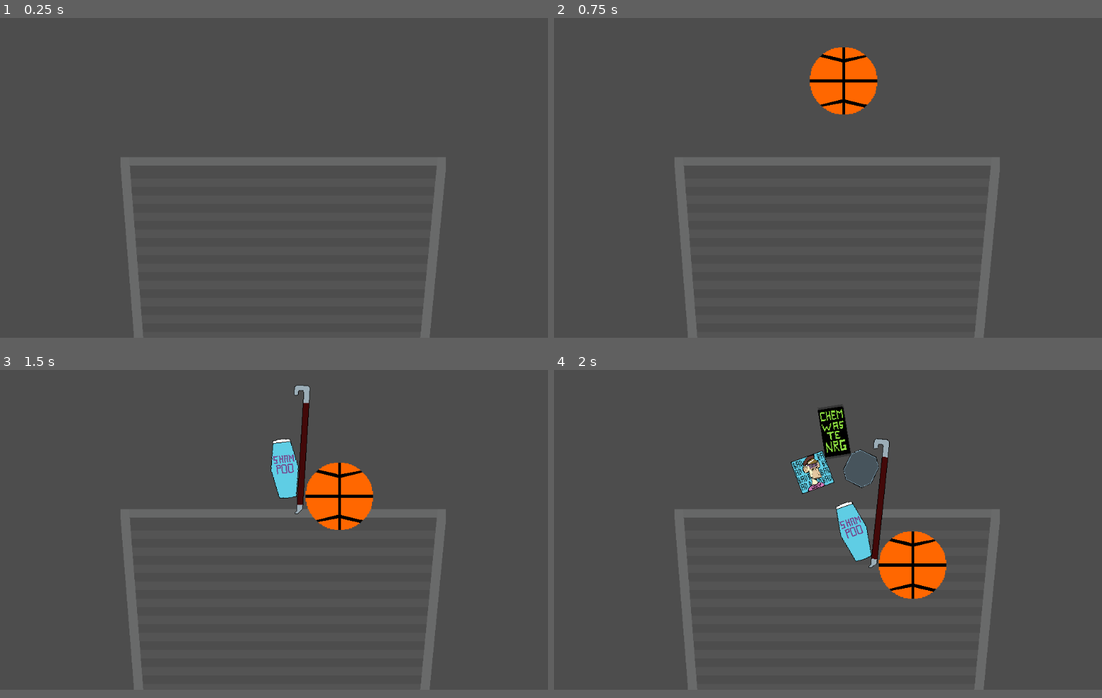
Above: before the commit, frames 1-4 (two rows, left to right).
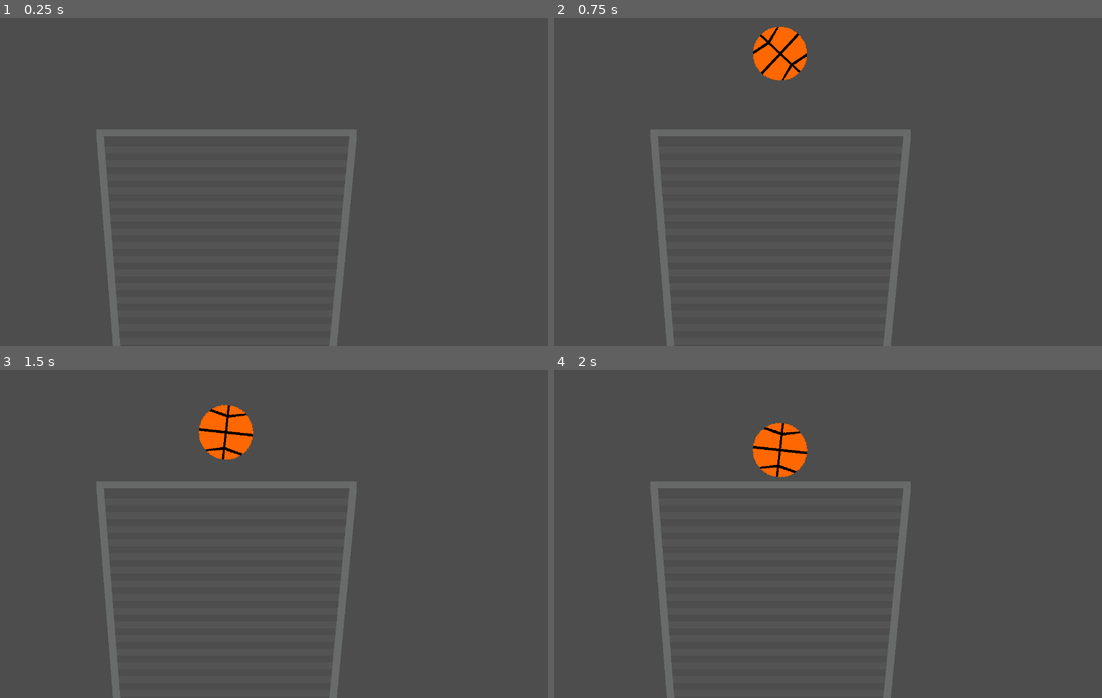
Above: after the commit, the same moments.

Repository: TinyWhaleCloud/ld50-trashytowers
Game: Godot game, scene res://screens/title_screen/TitleScreen.tscn
Two runs of this game, one before a commit and one after it. Both use one fixed random seed, a clock stepped at 60 frames per second and the inputs below. The engine's default icon, where the game draws it, is replaced by a stand-in: a white triangle on a blue panel in a dark square.
Inputs:
- Up to frame 1 (0.25 s): no input
- Up to frame 2 (0.75 s): tap Enter (ui_accept) at 0.5 s; hold Right (ui_right) from 0.53 s (still down); hold Q (player1_turn_ccw, bound only after the commit) from 0.53 s (still down)
- Up to frame 3 (1.5 s): tap Enter (ui_accept) at 0.77, 1.07 s; tap E (player1_turn_cw, bound only after the commit) at 0.8, 1.35 s; release Right (ui_right) at 1.28 s; release Q (player1_turn_ccw, bound only after the commit) at 1.28 s; hold Down (ui_down) from 1.28 s (still down)
- Up to frame 4 (2 s): keep holding Down (ui_down); tap Enter (ui_accept) at 1.52, 1.55, 1.82 s
The window is 800x468 before the commit and 800x480 after it. Grey fills any space a smaller window leaves; there, only what the larger window draws over its background counts as a difference.

The runs differ from the first frame. In frame 1, 4.4% of the frame differs, in the area x 17-82%, y 33-100%; in frame 2, 7.7%; in frame 3, 8.4%; in frame 4, 9.9%, in the area x 17-82%, y 11-100%.

Commit message:
Implement rotation, "landing" and better spawn mechanic

Diff:
--- a/src/actors/player/Player.gd
+++ b/src/actors/player/Player.gd
@@ -1,11 +1,14 @@
 class_name Player
 extends Node2D
 
-# Emitted when the player dropped a trash object
+# Emitted when the player dropped a trash object (i.e. let go of it)
 signal trash_dropped
+# Emitted when the player controlled trash collided with something and the player lost control
+signal trash_landed
 
 # Constants
 const TRASH_SPEED = 80
+const TRASH_ROT_SPEED = 5
 
 # State variables
 var current_trash: Trash = null
@@ -13,7 +16,7 @@
 
 func _process(delta):
     if current_trash:
-        if Input.is_action_just_pressed("ui_up"):
+        if Input.is_action_just_pressed("player1_up"):
             drop_trash()
         else:
             process_movement_input()
@@ -21,16 +24,25 @@
 func process_movement_input():
     # Process player movement
     var trash_direction = Vector2(0, 1)
-    if Input.is_action_pressed("ui_left"):
+    var trash_rotation = 0
+
+    if Input.is_action_pressed("player1_left"):
         trash_direction.x -= 1
-    if Input.is_action_pressed("ui_right"):
+    if Input.is_action_pressed("player1_right"):
         trash_direction.x += 1
-    if Input.is_action_pressed("ui_down"):
-        # Accelerate downwards motion
+
+    # Accelerate downwards motion
+    if Input.is_action_pressed("player1_down"):
         trash_direction.y += 1
 
+    # Rotation
+    if Input.is_action_pressed("player1_turn_cw"):
+        trash_rotation += 1
+    if Input.is_action_pressed("player1_turn_ccw"):
+        trash_rotation -= 1
+
     # Set movement vector (exact movement is processed by the trash object)
-    current_trash.move_by_player(trash_direction * TRASH_SPEED)
+    current_trash.move_by_player(trash_direction * TRASH_SPEED, trash_rotation * TRASH_ROT_SPEED)
 
 
 # Start controlling a piece of trash
@@ -43,7 +55,7 @@
 
     # Take control of the trash
     trash.start_control()
-    trash.connect("dropped", self, "_on_Trash_dropped")
+    trash.connect("touched_world", self, "_on_Trash_touched_world")
     current_trash = trash
 
 # Drop the trash the player is controlling
@@ -57,15 +69,23 @@
     current_trash.stop_control()
     current_trash = null
 
-    # Emit a signal to the main game for score keeping and spawning new trash
+    # Emit a signal to the main game
     emit_signal("trash_dropped")
 
+# Return true if the player controls a trash object right now
+func is_controlling_trash():
+    return current_trash != null
+
+# Returns true unless there are objects inside the spawn area (making it unsafe to spawn new objects)
+func is_spawn_area_clear():
+    var overlapping_bodies = $SpawnArea.get_overlapping_bodies()
+    return len(overlapping_bodies) == 0
 
 # Called when the player controlled trash was dropped because it collided with something
-func _on_Trash_dropped():
+func _on_Trash_touched_world():
     # Control was already stopped by the trash itself
-    print("[Player] Trash was dropped!")
+    print("[Player] Trash landed!")
     current_trash = null
 
     # Emit a signal to the main game for score keeping and spawning new trash
-    emit_signal("trash_dropped")
+    emit_signal("trash_landed")
--- a/src/actors/player/Player.tscn
+++ b/src/actors/player/Player.tscn
@@ -1,6 +1,19 @@
-[gd_scene load_steps=2 format=2]
+[gd_scene load_steps=3 format=2]
 
 [ext_resource path="res://actors/player/Player.gd" type="Script" id=1]
 
+[sub_resource type="RectangleShape2D" id=1]
+extents = Vector2( 128, 128 )
+
 [node name="Player" type="Node2D"]
 script = ExtResource( 1 )
+
+[node name="SpawnPosition" type="Position2D" parent="."]
+position = Vector2( 0, -1 )
+
+[node name="SpawnArea" type="Area2D" parent="."]
+
+[node name="CollisionShape2D" type="CollisionShape2D" parent="SpawnArea"]
+shape = SubResource( 1 )
+
+[connection signal="trash_landed" from="." to="." method="_on_Player_trash_landed"]
--- a/src/objects/trash/Trash.gd
+++ b/src/objects/trash/Trash.gd
@@ -2,15 +2,18 @@
 extends RigidBody2D
 
 # Emitted when the trash object touched something and thus the player lost control
-signal dropped
+signal touched_world
 
 # State variables
+var has_landed: bool = false
 var player_controlled: bool = false
 var player_velocity: Vector2 = Vector2(0, 0)
+var player_rotation: float = 0
 
 func _integrate_forces(state):
     if player_controlled:
         linear_velocity = player_velocity
+        angular_velocity = player_rotation
 
 func start_control():
     player_controlled = true
@@ -19,11 +22,13 @@
 func stop_control():
     player_controlled = false
 
-func move_by_player(new_velocity: Vector2):
+func move_by_player(new_velocity: Vector2, new_rotation: float):
     player_velocity = new_velocity
+    player_rotation = new_rotation
 
 func _on_Trash_body_entered(body):
     # Some collision occured. Drop the trash.
-    if player_controlled:
+    if not has_landed:
         stop_control()
-        emit_signal("dropped")
+        emit_signal("touched_world")
+        has_landed = true
--- a/src/project.godot
+++ b/src/project.godot
@@ -39,6 +39,8 @@
 
 [display]
 
+window/size/width=1280
+window/size/height=768
 window/dpi/allow_hidpi=true
 
 [importer_defaults]
@@ -77,6 +79,36 @@
 , Object(InputEventKey,"resource_local_to_scene":false,"resource_name":"","device":0,"alt":false,"shift":false,"control":false,"meta":false,"command":false,"pressed":false,"scancode":83,"physical_scancode":0,"unicode":0,"echo":false,"script":null)
  ]
 }
+player1_left={
+"deadzone": 0.5,
+"events": [ Object(InputEventKey,"resource_local_to_scene":false,"resource_name":"","device":0,"alt":false,"shift":false,"control":false,"meta":false,"command":false,"pressed":false,"scancode":65,"physical_scancode":0,"unicode":0,"echo":false,"script":null)
+ ]
+}
+player1_right={
+"deadzone": 0.5,
+"events": [ Object(InputEventKey,"resource_local_to_scene":false,"resource_name":"","device":0,"alt":false,"shift":false,"control":false,"meta":false,"command":false,"pressed":false,"scancode":68,"physical_scancode":0,"unicode":0,"echo":false,"script":null)
+ ]
+}
+player1_up={
+"deadzone": 0.5,
+"events": [ Object(InputEventKey,"resource_local_to_scene":false,"resource_name":"","device":0,"alt":false,"shift":false,"control":false,"meta":false,"command":false,"pressed":false,"scancode":87,"physical_scancode":0,"unicode":0,"echo":false,"script":null)
+ ]
+}
+player1_down={
+"deadzone": 0.5,
+"events": [ Object(InputEventKey,"resource_local_to_scene":false,"resource_name":"","device":0,"alt":false,"shift":false,"control":false,"meta":false,"command":false,"pressed":false,"scancode":83,"physical_scancode":0,"unicode":0,"echo":false,"script":null)
+ ]
+}
+player1_turn_cw={
+"deadzone": 0.5,
+"events": [ Object(InputEventKey,"resource_local_to_scene":false,"resource_name":"","device":0,"alt":false,"shift":false,"control":false,"meta":false,"command":false,"pressed":false,"scancode":69,"physical_scancode":0,"unicode":0,"echo":false,"script":null)
+ ]
+}
+player1_turn_ccw={
+"deadzone": 0.5,
+"events": [ Object(InputEventKey,"resource_local_to_scene":false,"resource_name":"","device":0,"alt":false,"shift":false,"control":false,"meta":false,"command":false,"pressed":false,"scancode":81,"physical_scancode":0,"unicode":0,"echo":false,"script":null)
+ ]
+}
 
 [physics]
 
--- a/src/screens/main_game/MainGame.gd
+++ b/src/screens/main_game/MainGame.gd
@@ -37,9 +37,20 @@
 
 # Spawn new trash controlled by the player
 func spawn_player_trash():
+    # Don't spawn new object if player is still controlling one
+    if $Player.is_controlling_trash():
+        print("[MainGame] Player is already controlling an object.")
+        return
+
+    # Ensure that spawning is safe (i.e. the spawn area is clear)
+    if not $Player.is_spawn_area_clear():
+        print("[MainGame] Spawn area of player is not clear! Delaying spawn...")
+        # TODO: retry
+        return
+
     # Create new trash object
     var new_trash = trash_kinds[randomizer.randi_range(0, trash_kinds.size() -1)].instance()
-    new_trash.position = $SpawnPosition.position
+    new_trash.position = $Player/SpawnPosition.global_position
 
     # Let the player control the trash
     $Player.take_trash(new_trash)
@@ -51,10 +62,18 @@
 func drop_player_trash():
     $Player.drop_trash()
 
-# Called when the player dropped a trash object
+# Called when the player (voluntarily) dropped a trash object
 func _on_Player_trash_dropped():
     # TODO: Check WHERE the trash was dropped
     print("[MainGame] Player dropped the trash!")
 
     # TODO: Spawn new trash
     #spawn_player_trash()
+
+# Called when the player controlled trash landed (i.e. collided with the world)
+func _on_Player_trash_landed():
+    # TODO: Check WHERE the trash landed
+    print("[MainGame] Trash has landed!")
+
+    # TODO: Spawn new trash
+    spawn_player_trash()
--- a/src/screens/main_game/MainGame.tscn
+++ b/src/screens/main_game/MainGame.tscn
@@ -1,8 +1,11 @@
-[gd_scene load_steps=4 format=2]
+[gd_scene load_steps=5 format=2]
 
 [ext_resource path="res://screens/main_game/MainGame.gd" type="Script" id=1]
 [ext_resource path="res://objects/trash_bin/TrashBin.tscn" type="PackedScene" id=2]
 [ext_resource path="res://actors/player/Player.tscn" type="PackedScene" id=3]
+
+[sub_resource type="RectangleShape2D" id=1]
+extents = Vector2( 2000, 200 )
 
 [node name="MainGame" type="Node2D"]
 script = ExtResource( 1 )
@@ -10,9 +13,15 @@
 [node name="TrashBin" parent="." instance=ExtResource( 2 )]
 position = Vector2( 529, 557 )
 
-[node name="SpawnPosition" type="Position2D" parent="."]
-position = Vector2( 528, 101 )
+[node name="Player" parent="." instance=ExtResource( 3 )]
+position = Vector2( 528, 68 )
 
-[node name="Player" parent="." instance=ExtResource( 3 )]
+[node name="Floor" type="Area2D" parent="."]
+position = Vector2( 640, 900 )
+
+[node name="CollisionShape2D" type="CollisionShape2D" parent="Floor"]
+position = Vector2( 0, 200 )
+shape = SubResource( 1 )
 
 [connection signal="trash_dropped" from="Player" to="." method="_on_Player_trash_dropped"]
+[connection signal="trash_landed" from="Player" to="." method="_on_Player_trash_landed"]
